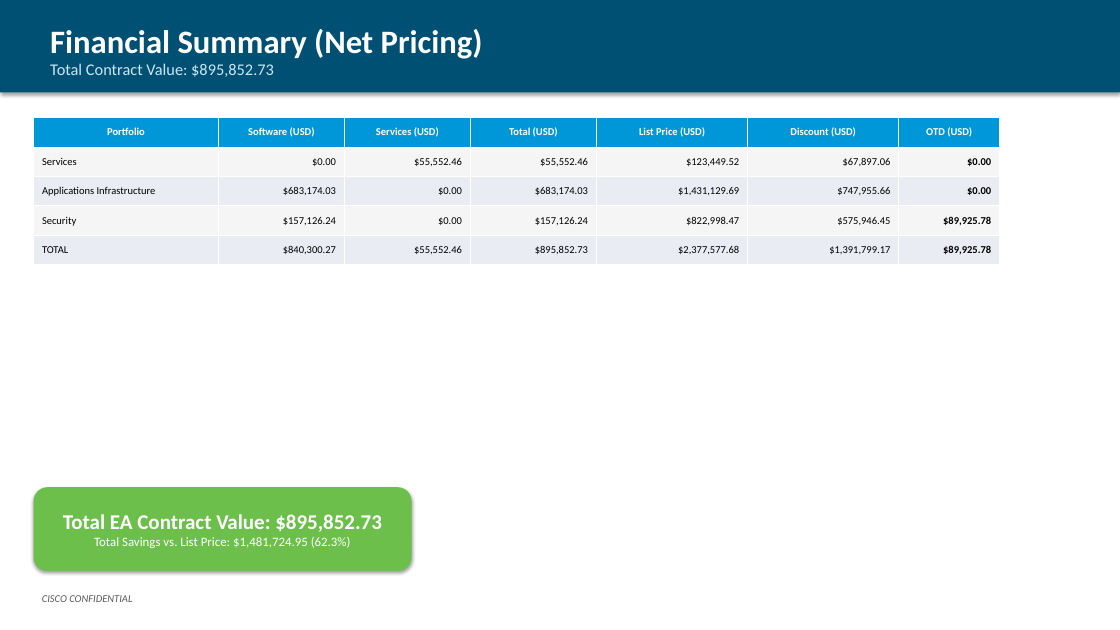
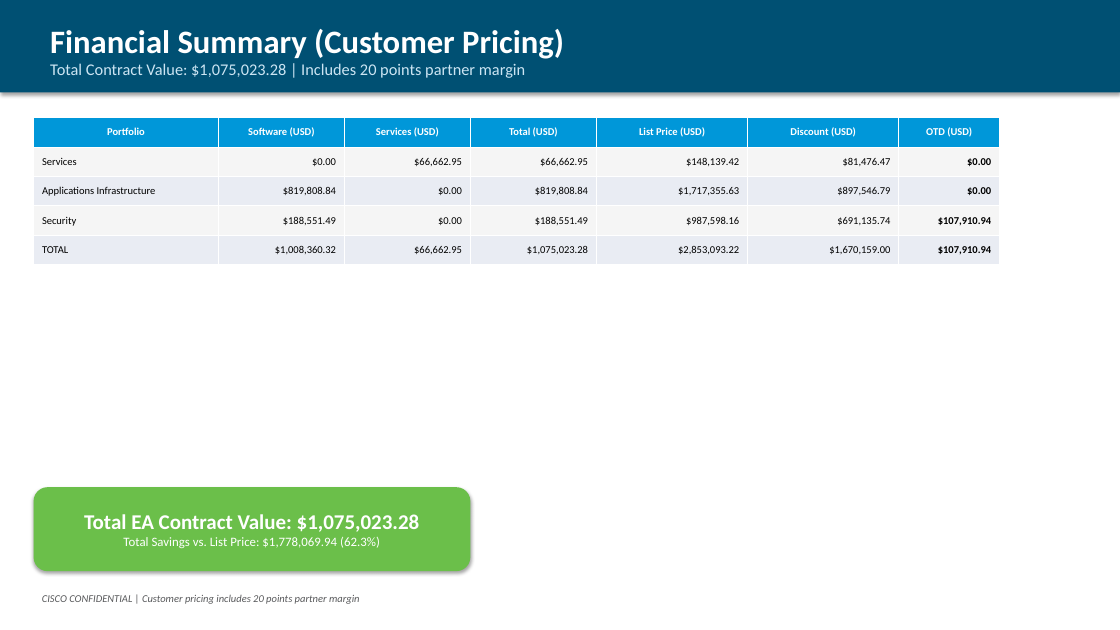
Before and after one commit to chchilds/cxvx, a slide deck: slide 3 of output/HALIFAX_HEALTH_CARE_SYSTEMS_INC_EA_Proposal_9327623.pptx. Drawn at 1120x630 pixels with LibreOffice and Linux fonts; fonts in the diff are those of the drawing. Boxes give left, top, right and bottom in pixels: in the first picture for what was removed or moved away, otherwise in the second. Text is boxed around its words. In the diff, an @@ line names an element or a change of style, - is before the commit and + after.

```diff
--- a/output/HALIFAX_HEALTH_CARE_SYSTEMS_INC_EA_Proposal_9327623.pptx
+++ b/output/HALIFAX_HEALTH_CARE_SYSTEMS_INC_EA_Proposal_9327623.pptx
@@ text at bbox=[50, 29, 564, 59]: text changed @@
-Financial Summary (Net Pricing)
+Financial Summary (Customer Pricing)
@@ text at bbox=[50, 63, 525, 78]: text changed @@
-Total Contract Value: $895,852.73
+Total Contract Value: $1,075,023.28 | Includes 20 points partner margin
@@ table at bbox=[34, 118, 1000, 265] @@
-row 2: Services | $0.00 | $55,552.46 | $55,552.46 | $123,449.52 | $67,897.06 | $0.00
+row 2: Services | $0.00 | $66,662.95 | $66,662.95 | $148,139.42 | $81,476.47 | $0.00
-row 3: Applications Infrastructure | $683,174.03 | $0.00 | $683,174.03 | $1,431,129.69 | $747,955.66 | $0.00
+row 3: Applications Infrastructure | $819,808.84 | $0.00 | $819,808.84 | $1,717,355.63 | $897,546.79 | $0.00
-row 4: Security | $157,126.24 | $0.00 | $157,126.24 | $822,998.47 | $575,946.45 | $89,925.78
+row 4: Security | $188,551.49 | $0.00 | $188,551.49 | $987,598.16 | $691,135.74 | $107,910.94
-row 5: TOTAL | $840,300.27 | $55,552.46 | $895,852.73 | $2,377,577.68 | $1,391,799.17 | $89,925.78
+row 5: TOTAL | $1,008,360.32 | $66,662.95 | $1,075,023.28 | $2,853,093.22 | $1,670,159.00 | $107,910.94
@@ rounded rectangle "Total EA Contract Value: $1,075,023.28": place and size @@
-rounded rectangle "Total EA Contract Value: $1,075,023.28" at bbox=[34, 487, 412, 571]
+rounded rectangle "Total EA Contract Value: $1,075,023.28" at bbox=[34, 487, 471, 571]
@@ text in rounded rectangle at bbox=[84, 514, 420, 548]: text changed @@
-Total EA Contract Value: $895,852.73
-Total Savings vs. List Price: $1,481,724.95 (62.3%)
+Total EA Contract Value: $1,075,023.28
+Total Savings vs. List Price: $1,778,069.94 (62.3%)
@@ text at bbox=[42, 595, 360, 604]: text changed @@
-CISCO CONFIDENTIAL
+CISCO CONFIDENTIAL | Customer pricing includes 20 points partner margin
```
Also in this commit, not shown: 7 other slides changed.
